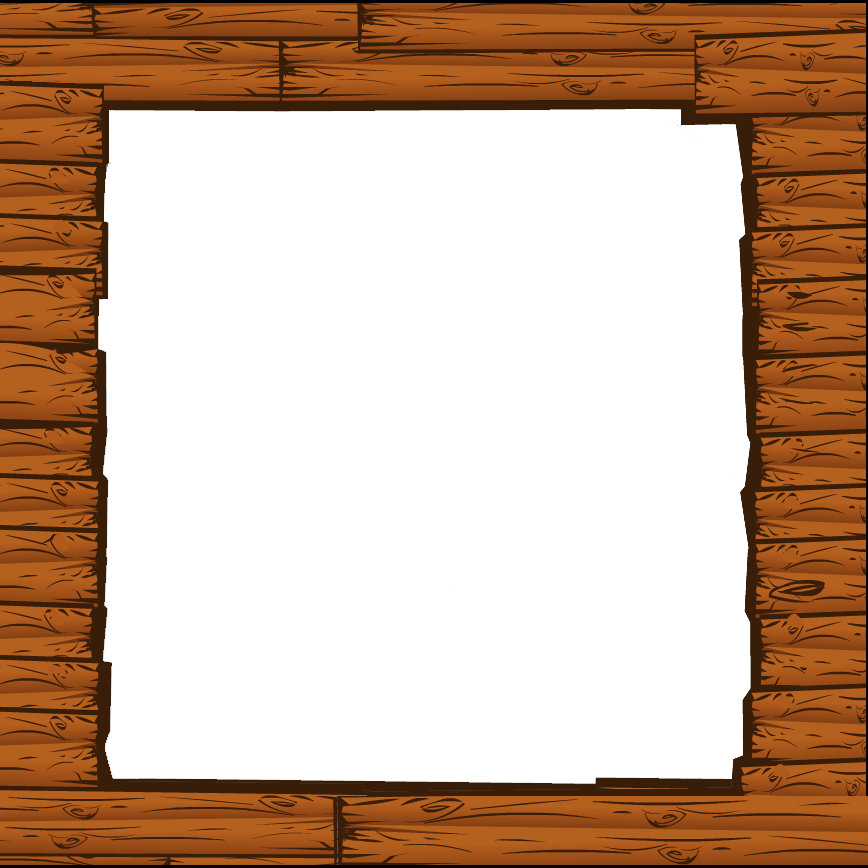
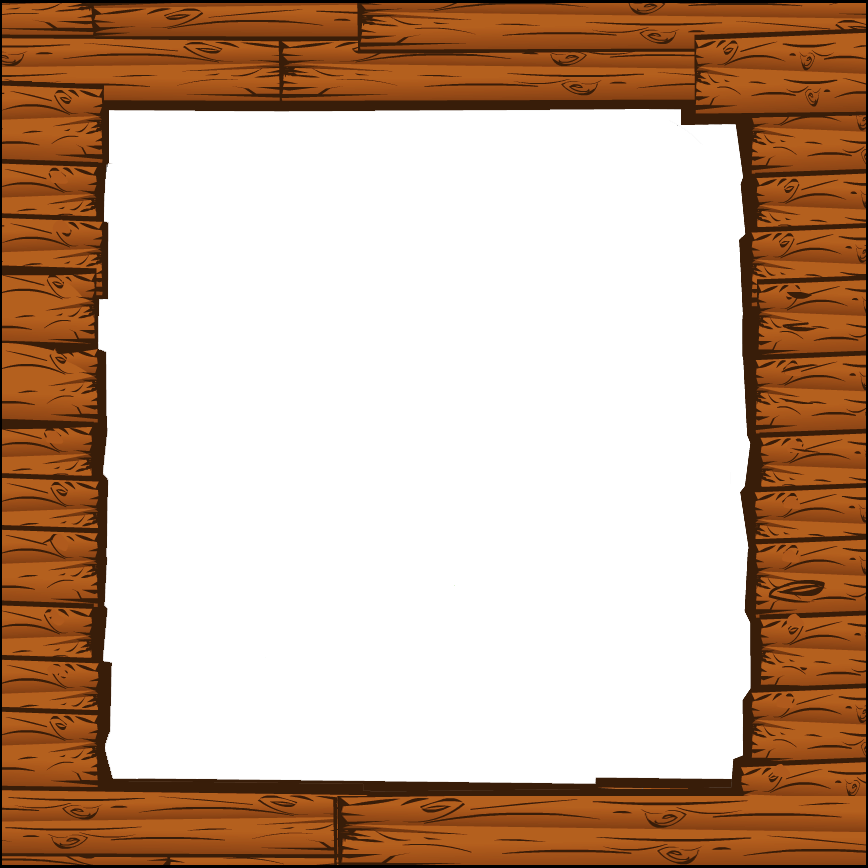
Layers edited between the first and the second 868px x 868px image:
painted on "Слой 1" over [left=0, top=3, right=868, bottom=865]
